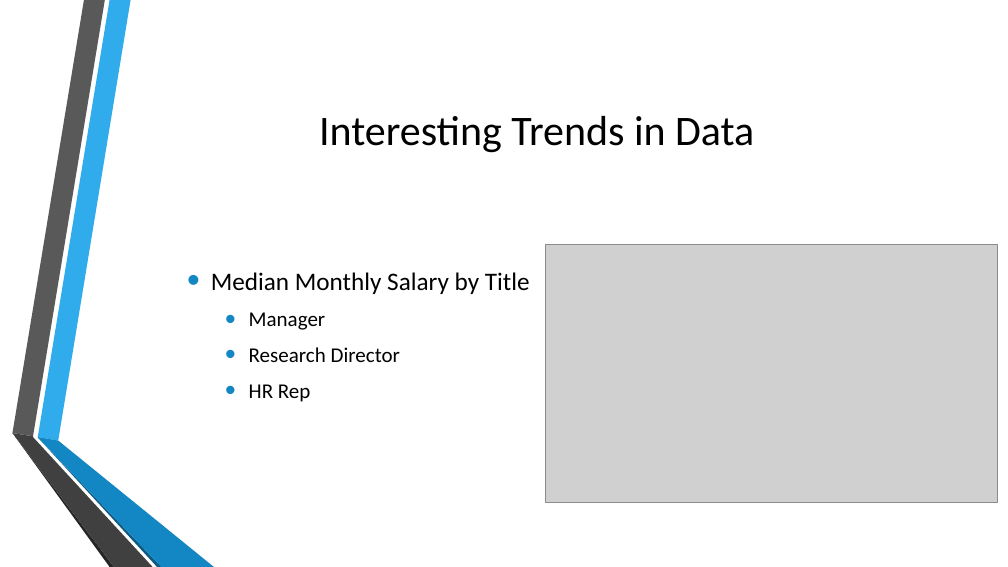
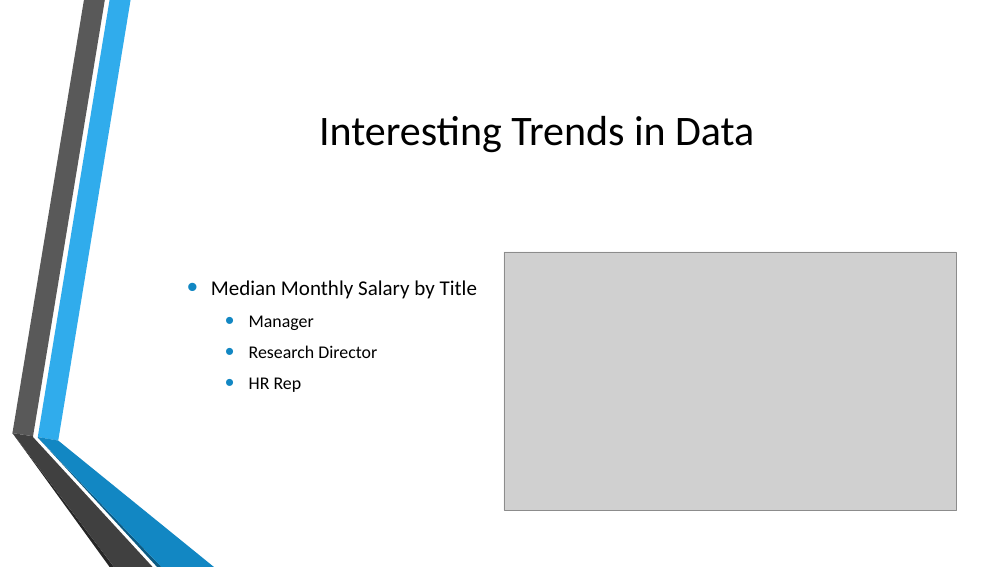
Before and after one commit to jherbaugh/CaseStudy2DDS, a slide deck: slide 8 of DDS Analytics Presentation.pptx (slide 6 before the commit). Drawn at 1008x567 pixels with LibreOffice and Linux fonts; fonts in the diff are those of the drawing; grey boxes stand for pictures. Boxes give left, top, right and bottom in pixels: in the first picture for what was removed or moved away, otherwise in the second. Text is boxed around its words. In the diff, an @@ line names an element or a change of style, - is before the commit and + after.

```diff
--- a/DDS Analytics Presentation.pptx
+++ b/DDS Analytics Presentation.pptx
@@ text "Median Monthly Salary by Title" at (211,280,477,392): size 24 to 20 pt in "Median Monthly Salary by Title"; size 20 to 17 pt in "Manager", "Research Director", "HR Rep" @@
@@ picture: place and size @@
-picture at (545,244,997,503)
+picture at (504,252,957,510)
```
Also in this commit, not shown: 11 other slides changed, 3 slides added, 3 slides removed, 2 other files.
